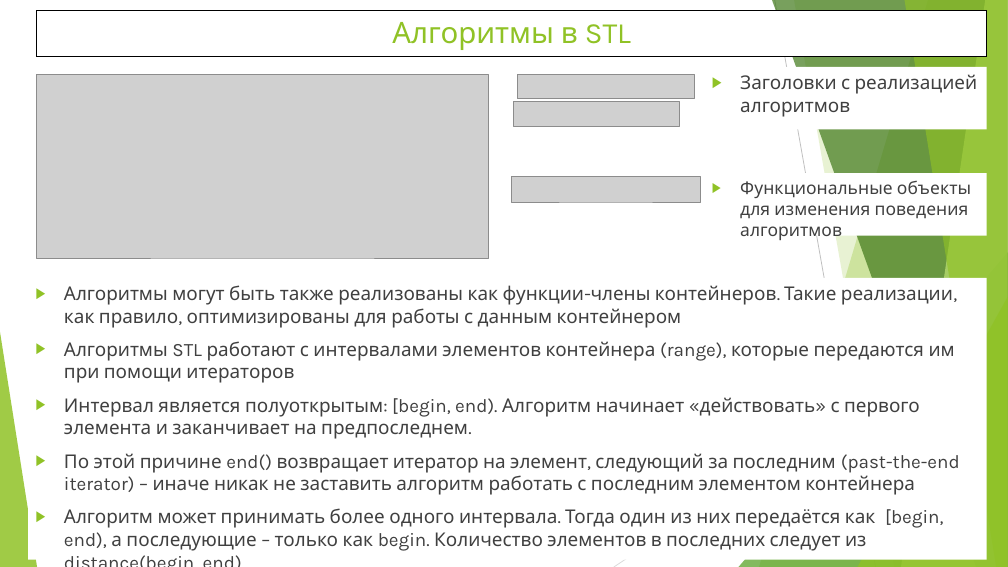
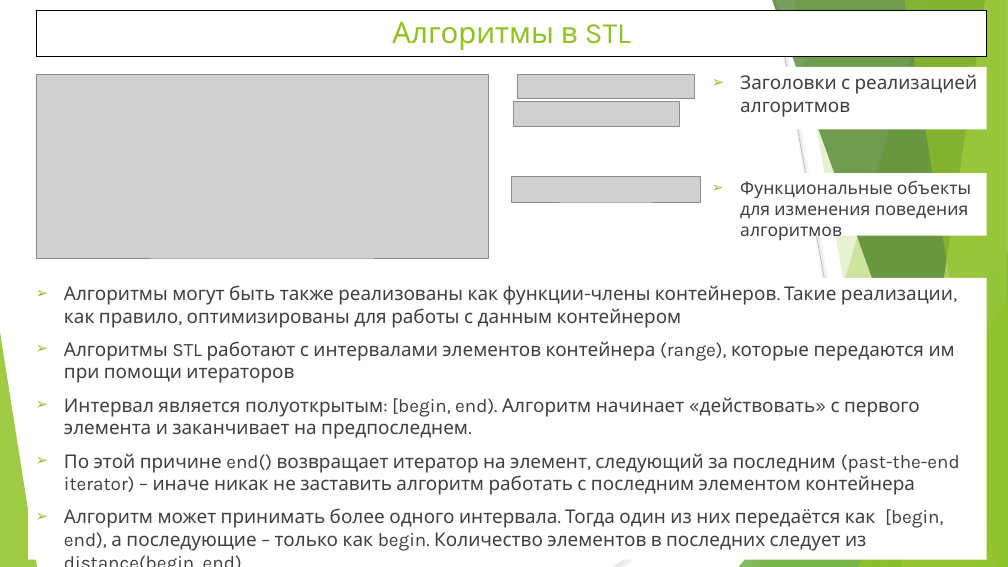
Before and after one commit to WhiteCatStudies/lectures, a slide deck: slide 2 of lecture6/lecture6.pptx. Drawn at 1008x567 pixels with LibreOffice and Linux fonts; fonts in the diff are those of the drawing; grey boxes stand for pictures. Boxes give left, top, right and bottom in pixels: in the first picture for what was removed or moved away, otherwise in the second. Text is boxed around its words. In the diff, an @@ line names an element or a change of style, - is before the commit and + after.

```diff
--- a/lecture6/lecture6.pptx
+++ b/lecture6/lecture6.pptx
@@ bullet ▶ to ➢ in 3 elements at (705, 67, 988, 129), (705, 173, 988, 236), (28, 278, 987, 560) @@
```
Also in this commit, not shown: 3 other slides changed, 1 slide added, 1 slide removed, 5 other files.
